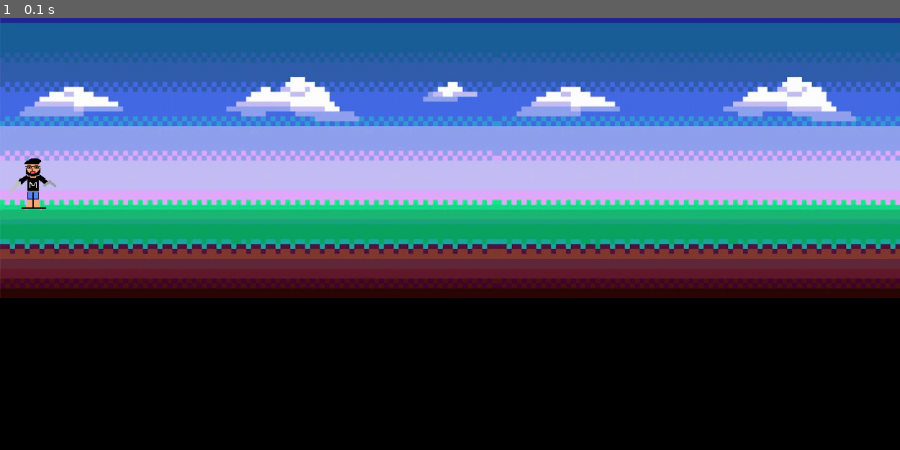
Above: before the commit, frame 1.
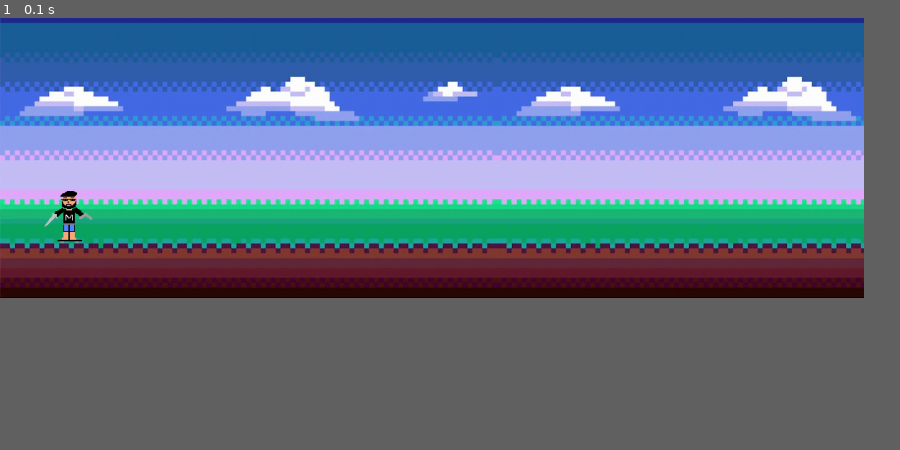
Above: after the commit, the same moment.

Repository: Nicholaskapaz/Pygame-Mario-Bros
Game: pygame game, started from biblioteca.py/biblio.py
Same seed, same stepped clock (60 frames per second), same inputs: the game is played once before the commit and once after it.
Inputs:
- Up to frame 1 (0.1 s): no input
In our replay, the window is 900x432 before the commit and 864x280 after it. These sizes can differ from the game's own. Grey fills any space a smaller window leaves; there, only what the larger window draws over its background counts as a difference.

The runs differ from the first frame. In frame 1, 4.2% of the frame differs, in the area x 0-100%, y 0-65%.

Commit message:
estruturando_os_tamanhos

Diff:
--- a/biblioteca.py/biblio.py
+++ b/biblioteca.py/biblio.py
@@ -9,8 +9,8 @@
 
 # Tela principal
 titulo = 'SUPER MACIEL BROS'
-width = 1250 #largura da tela
-height = 600 #altura da tela
+width = 1200 #largura da tela
+height = 390 #altura da tela
 window = pygame.display.set_mode((width,height))
 pygame.display.set_caption('SUPER MACIEL BROS')
 title_size = 100 #tamanho de cada titulo
@@ -26,7 +26,7 @@
         if event.type == pygame.QUIT:
             game = False
     window.blit(background, (0, 0))
-    window.blit(personagem_maciel, (0, 170))
+    window.blit(personagem_maciel, (50, 216))
     pygame.display.update()
 
 
